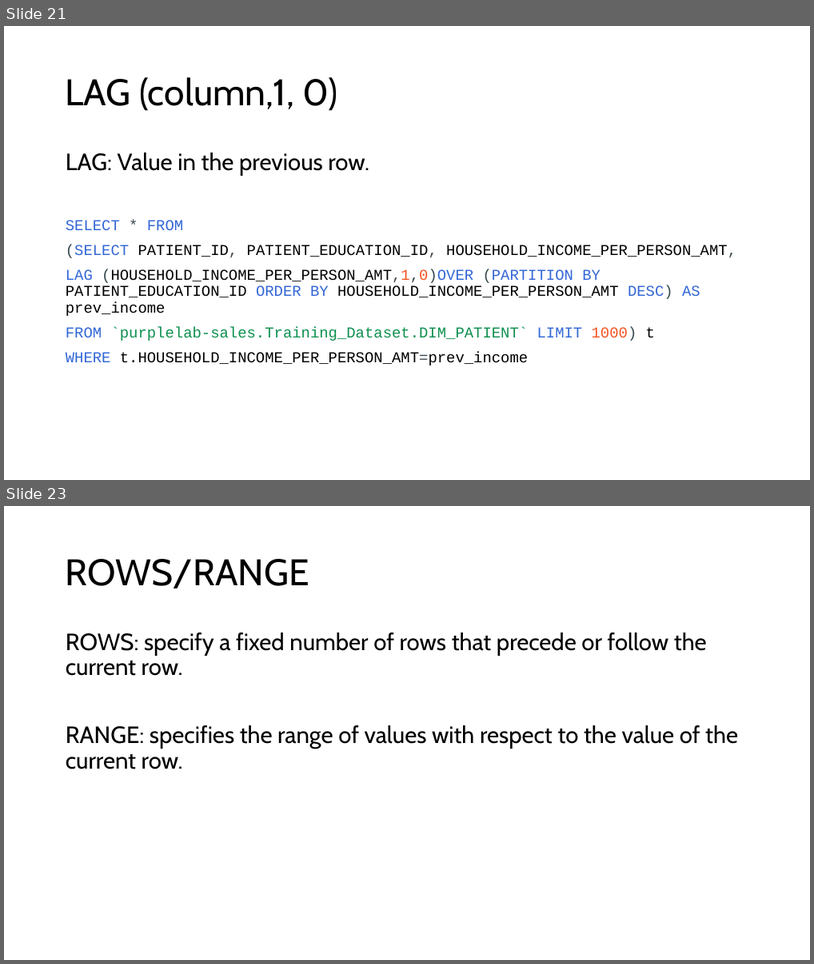
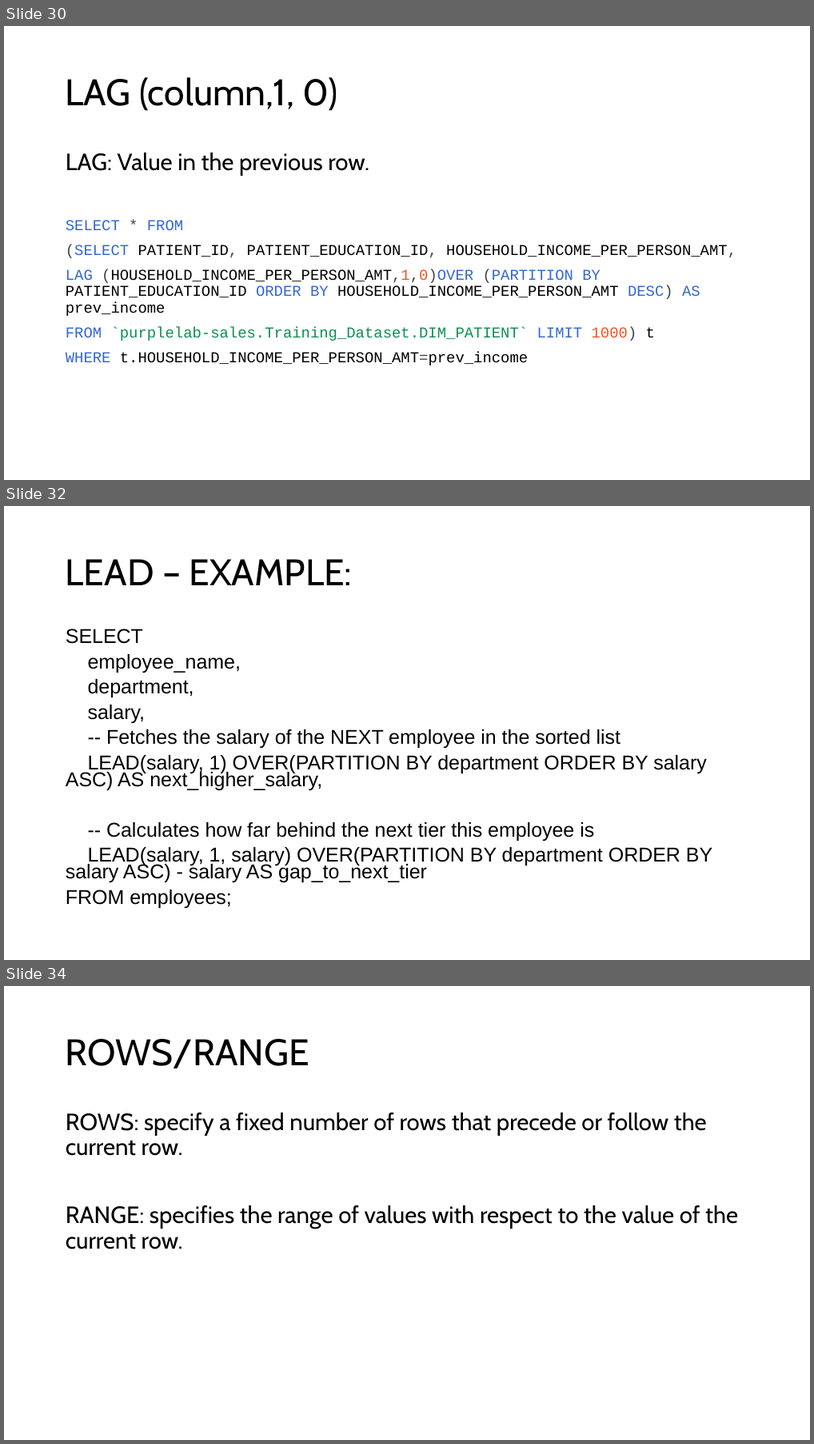
Before and after one commit to appjedi/youtube, a slide deck: SQL/Intro To SQL Day 10 Windows Functions.pptx. Shown one above the other, each under a label of ours: slides 21 and 23 before the commit, slides 30, 32 and 34 after it; the slides between them are not shown. The pictures are 814x964 and 814x1444 pixels, drawn with LibreOffice and Linux fonts; fonts in the diff are those of the drawing. Boxes give left, top, right and bottom in pixels: in the first picture for what was removed or moved away, otherwise in the second. Text is boxed around its words. In the diff, an @@ line names an element or a change of style, - is before the commit and + after.

```diff
--- a/SQL/Intro To SQL Day 10 Windows Functions.pptx
+++ b/SQL/Intro To SQL Day 10 Windows Functions.pptx
@@ slide 32 added at (x1=4, y1=506, x2=810, y2=960), background #FFFFFF @@
@@ title added at (x1=66, y1=559, x2=353, y2=585), 44 pt, text #000000 @@
+LEAD – EXAMPLE:
@@ text added at (x1=66, y1=628, x2=713, y2=908), 23.8 pt, text #000000 @@
+SELECT
+employee_name,
+department,
+salary,
+-- Fetches the salary of the NEXT employee in the sorted list
+LEAD(salary, 1) OVER(PARTITION BY department ORDER BY salary ASC) AS next_higher_salary,
+-- Calculates how far behind the next tier this employee is
+LEAD(salary, 1, salary) OVER(PARTITION BY department ORDER BY salary ASC) - salary AS gap_to_next_tier
+FROM employees;
@@ what was slide 21 is now slide 30 @@
@@ what was slide 23 is now slide 34 @@
```
Also in this commit, not shown: 10 slides changed, 11 other slides added, 1 slide removed, 1 other file.
